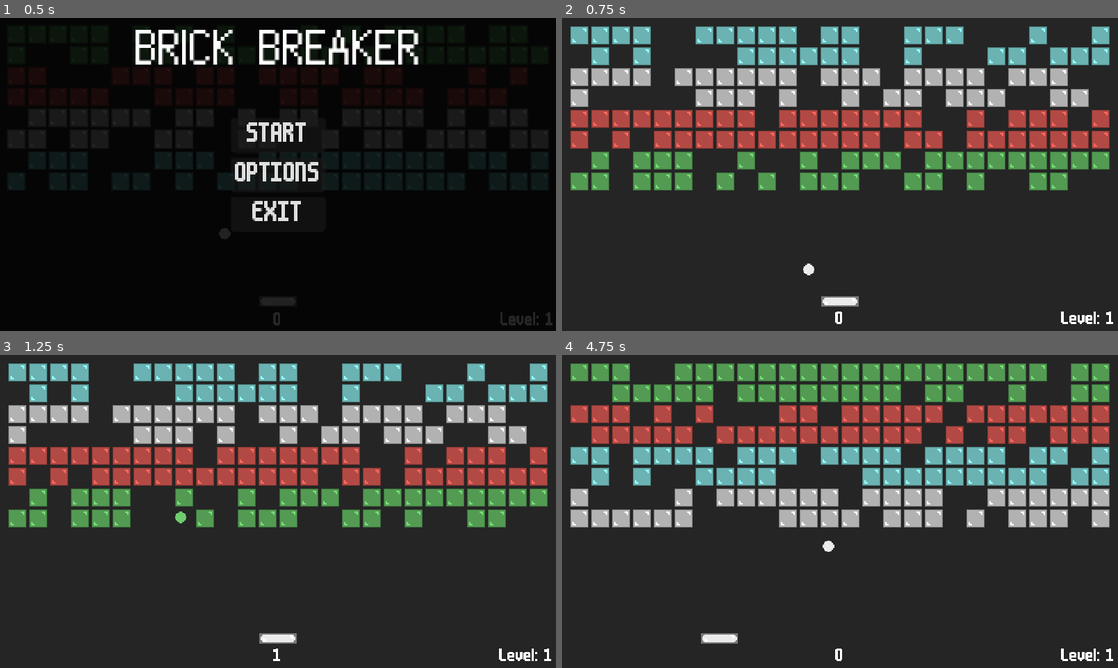
Above: before the commit, frames 1-4 (two rows, left to right).
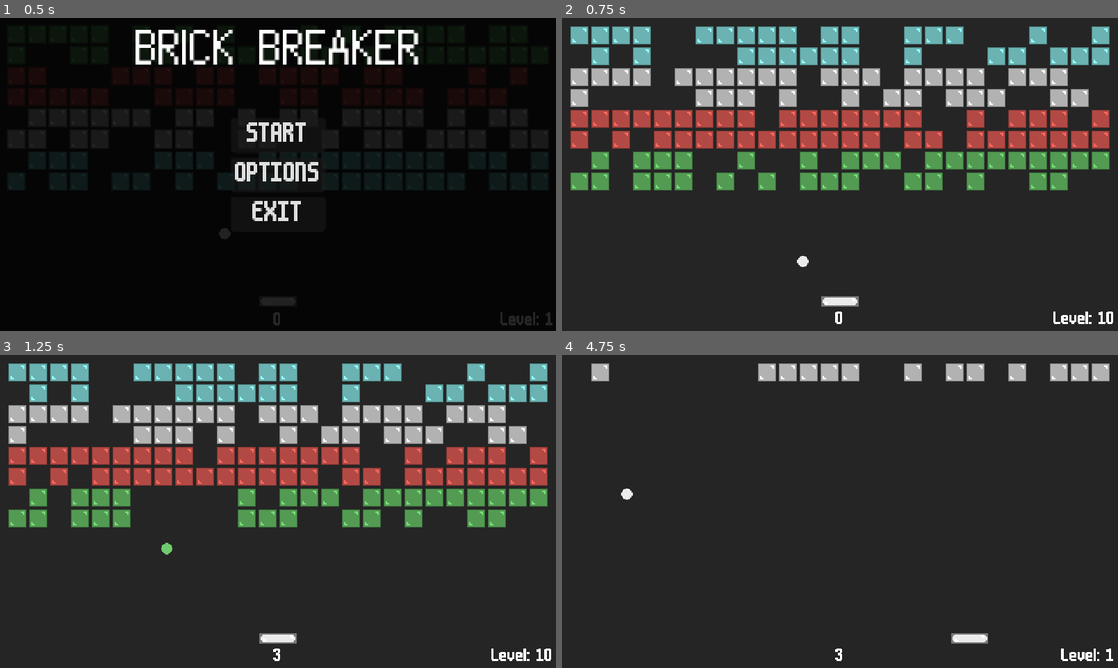
Above: after the commit, the same moments.

Repository: ConnorJWheatley/Brick-Breaker
Game: Godot game, scene res://scenes/main_game.tscn
Two runs of this game, one before a commit and one after it. Both use one fixed random seed, a clock stepped at 60 frames per second and the inputs below.
Inputs:
- Up to frame 1 (0.5 s): no input
- Up to frame 2 (0.75 s): click "START" at 0.5 s
- Up to frame 3 (1.25 s): no input
- Up to frame 4 (4.75 s): hold Right (ui_right) 1.28-2.03 s; hold Left (ui_left) 2.03-2.78 s; hold Right (ui_right) 2.78-4.28 s; hold Left (ui_left) from 4.28 s (still down)

Frame 1 is identical in both runs. In frame 2, 0.3% of the frame differs, in the area x 42-100%, y 76-98%; in frame 3, 0.7%; in frame 4, 30%, in the area x 1-99%, y 2-97%.

Commit message:
Got new levels after first working. Added difficulty increase for each level won

Diff:
--- a/scripts/ball.gd
+++ b/scripts/ball.gd
@@ -1,10 +1,13 @@
 class_name Ball
 extends CharacterBody2D
 
+signal level_won
 signal game_over
 
 @onready var ball_sprite = $Sprite2D
 @onready var audio_stream_player_2d: AudioStreamPlayer2D = $AudioStreamPlayer2D
+
+const BASE_SPEED = 200
 
 var speed = 200
 var is_active = true
@@ -18,15 +21,18 @@
 
 		# physics_collision_detection(collision)
 		arkanoid_collision_detection(collision, self)
+	if !is_active:
+		# level has been won, send signal to reset level and start again
+		emit_signal("level_won")
 
-func physics_collision_detection(collision: KinematicCollision2D) -> void:
-	if collision:
-		velocity = velocity.bounce(collision.get_normal())
-		# Push ball out of paddle slightly
-		position += collision.get_normal() * 2
-
-		if collision.get_collider().has_method("hit"):
-			collision.get_collider().hit()
+#func physics_collision_detection(collision: KinematicCollision2D) -> void:
+	#if collision:
+		#velocity = velocity.bounce(collision.get_normal())
+		## Push ball out of paddle slightly
+		#position += collision.get_normal() * 2
+		#
+		#if collision.get_collider().has_method("hit"):
+			#collision.get_collider().hit()
 
 func arkanoid_collision_detection(collision: KinematicCollision2D, ball: Ball) -> void:
 	if collision:
--- a/scripts/brick.gd
+++ b/scripts/brick.gd
@@ -15,9 +15,10 @@
 
 	var bricks_left = get_tree().get_nodes_in_group("Brick")
 	if bricks_left.size() == 1:
-		get_parent().get_node("Ball").is_active = false
+		get_parent().get_parent().get_node("Ball").is_active = false
+		GameManager.level += 1
 		await get_tree().create_timer(1).timeout
-		GameManager.level += 1
-
-	await get_tree().create_timer(1).timeout
-	queue_free()
+		# send signal to restart level??
+	else:
+		await get_tree().create_timer(1).timeout
+		queue_free()
--- a/scripts/game_manager.gd
+++ b/scripts/game_manager.gd
@@ -1,7 +1,7 @@
 extends CanvasLayer
 
 var score: int = 0
-var level: int = 1
+var level: int = 10
 
 @onready var score_label: Label = $MarginContainer/ScoreLabel
 @onready var level_label: Label = $MarginContainer/LevelLabel
--- a/scripts/main_game.gd
+++ b/scripts/main_game.gd
@@ -21,12 +21,19 @@
 	connect_to_signals()
 
 func connect_to_signals():
-	ui_manager.start_game_requested.connect(reset_level)
+	ui_manager.start_game_requested.connect(new_level)
 	ui_manager.restart_game_requested.connect(reset_level)
+	ball.level_won.connect(new_level)
 
 func setup_level():
 	var colours = get_colours()
-	colours.shuffle()
+	colours.shuffle()#
+
+	# setting game difficulty
+	#cols = 4
+	rows = 0 + GameManager.level
+	if rows > 8:
+		rows = 8 # limiting row length
 
 	for r in rows:
 		for c in cols:
@@ -56,11 +63,28 @@
 	GameManager.level = 1
 	# clear level before instancing new one
 	clear_level()
+
 	# call setup_level()
 	call_deferred("setup_level")
+
 	# reset paddle and ball position
 	paddle.position = PADDLE_POS
 	ball.reset_ball()
+	ball.speed = ball.BASE_SPEED
+
+func new_level():
+	clear_level()
+
+	# call setup_level()
+	call_deferred("setup_level")
+
+	# reset paddle and ball position
+	paddle.position = PADDLE_POS
+	ball.reset_ball()
+
+	ball.is_active = true
+	# could maybe make configurable at some point? before starting game have a UI screen to set increases like this
+	ball.speed = ball.speed + (7.5 * GameManager.level)
 
 func _on_game_over():
 	reset_level()
--- a/scripts/ui_manager.gd
+++ b/scripts/ui_manager.gd
@@ -22,7 +22,9 @@
 
 func _input(event):
 	if event.is_action_pressed("ui_cancel"):
-		sfx_pause.play()
+		# prevents sound playing when on main menu where pressing esc does nothing
+		if !main_menu.visible:
+			sfx_pause.play()
 		_on_pause_requested()
 
 func main_menu_signals():
@@ -51,6 +53,7 @@
 	# check what UI state the game is in
 	if main_menu.visible:
 		return
+	# pausing when playing game
 	if pause_menu.visible == false and options_menu.visible == false:
 		pause_menu.visible = true
 		get_tree().paused = true
